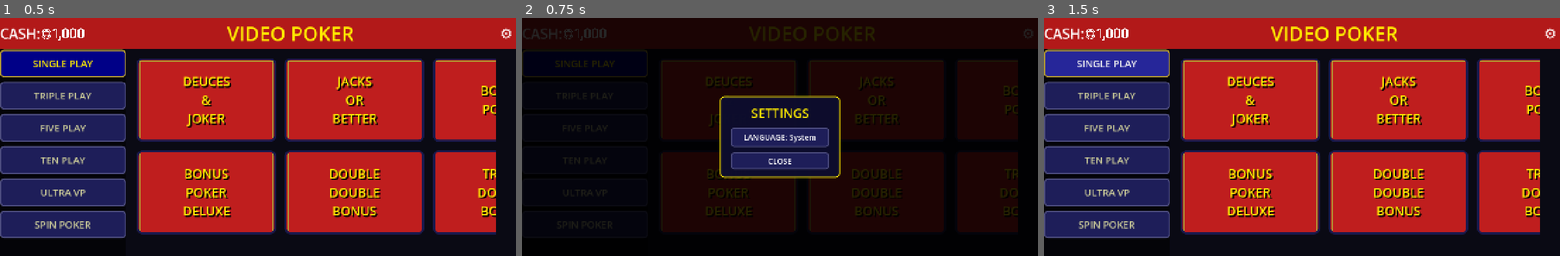
Above: before the commit, frames 1-3 (left to right).
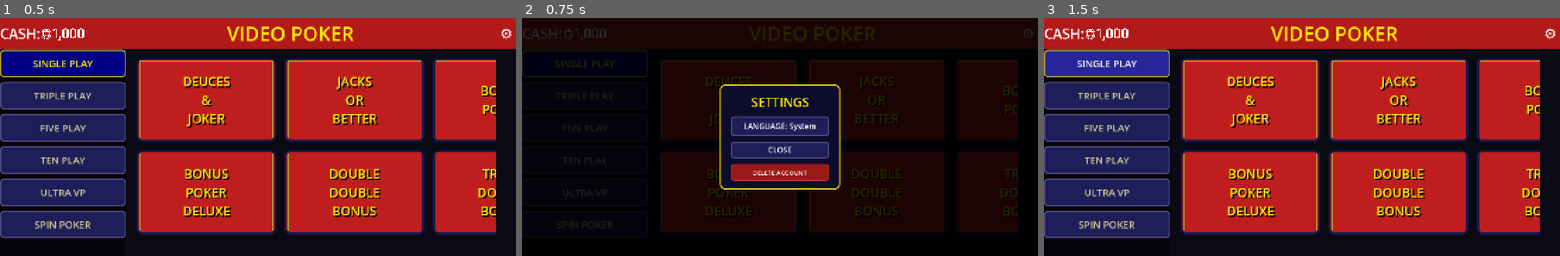
Above: after the commit, the same moments.

Repository: Vadosina-git/video-poker
Game: Godot game, scene res://scenes/main.tscn
Two runs of this game, one before a commit and one after it. Both use one fixed random seed, a clock stepped at 60 frames per second and the inputs below.
Inputs:
- Up to frame 1 (0.5 s): no input
- Up to frame 2 (0.75 s): click "⚙" at 0.5 s
- Up to frame 3 (1.5 s): click "SINGLE PLAY" at 1.25 s

Frame 1 is identical in both runs. In frame 2, 6.7% of the frame differs, in the area x 38-62%, y 27-73%; in frame 3, nothing differs.

Commit message:
feat: delete account button with 2-step confirmation (C.1)
Red button in settings popup. Step 1: "Are you sure?" [Cancel][Continue].
Step 2: "Irreversible action" [Cancel][Delete]. Clears save.json,
resets to 20000 starting balance from ConfigManager. Localized EN/RU/ES.

Co-Authored-By: Claude Opus 4.6 (1M context) <noreply@anthropic.com>

Diff:
--- a/data/translations.json
+++ b/data/translations.json
@@ -137,7 +137,13 @@
       "common.back": "BACK",
       "game.exit_confirm": "Exit the table?",
       "game.exit_stay": "STAY",
-      "game.exit_leave": "EXIT"
+      "game.exit_leave": "EXIT",
+      "settings.delete_account": "DELETE ACCOUNT",
+      "settings.delete_confirm_1": "Are you sure? All data will be deleted.",
+      "settings.delete_confirm_2": "This action is irreversible. Balance, stats and progress will be reset.",
+      "settings.delete_cancel": "CANCEL",
+      "settings.delete_confirm": "DELETE",
+      "settings.delete_continue": "CONTINUE"
     },
     "ru": {
       "common.got_it": "ПОНЯТНО",
@@ -275,7 +281,13 @@
       "common.back": "НАЗАД",
       "game.exit_confirm": "Выйти из-за стола?",
       "game.exit_stay": "ОСТАТЬСЯ",
-      "game.exit_leave": "ВЫЙТИ"
+      "game.exit_leave": "ВЫЙТИ",
+      "settings.delete_account": "УДАЛИТЬ АККАУНТ",
+      "settings.delete_confirm_1": "Вы уверены? Все данные будут удалены.",
+      "settings.delete_confirm_2": "Это действие необратимо. Баланс, статистика и прогресс будут сброшены.",
+      "settings.delete_cancel": "ОТМЕНА",
+      "settings.delete_confirm": "УДАЛИТЬ",
+      "settings.delete_continue": "ПРОДОЛЖИТЬ"
     },
     "es": {
       "common.got_it": "ENTENDIDO",
@@ -413,7 +425,13 @@
       "common.back": "VOLVER",
       "game.exit_confirm": "¿Salir de la mesa?",
       "game.exit_stay": "QUEDARSE",
-      "game.exit_leave": "SALIR"
+      "game.exit_leave": "SALIR",
+      "settings.delete_account": "ELIMINAR CUENTA",
+      "settings.delete_confirm_1": "¿Estás seguro? Todos los datos serán eliminados.",
+      "settings.delete_confirm_2": "Esta acción es irreversible. El saldo, las estadísticas y el progreso se restablecerán.",
+      "settings.delete_cancel": "CANCELAR",
+      "settings.delete_confirm": "ELIMINAR",
+      "settings.delete_continue": "CONTINUAR"
     }
   }
 }
--- a/scripts/lobby_manager.gd
+++ b/scripts/lobby_manager.gd
@@ -340,6 +340,24 @@
 	close_btn.pressed.connect(_hide_settings)
 	vbox.add_child(close_btn)
 
+	# Delete account button (red, at bottom)
+	var del_btn := Button.new()
+	del_btn.text = Translations.tr_key("settings.delete_account")
+	del_btn.custom_minimum_size = Vector2(280, 48)
+	var del_style := StyleBoxFlat.new()
+	del_style.bg_color = Color(0.6, 0.1, 0.1)
+	del_style.set_border_width_all(2)
+	del_style.border_color = Color(0.8, 0.2, 0.2)
+	del_style.set_corner_radius_all(8)
+	del_btn.add_theme_stylebox_override("normal", del_style)
+	var del_hover := del_style.duplicate()
+	del_hover.bg_color = Color(0.7, 0.15, 0.15)
+	del_btn.add_theme_stylebox_override("hover", del_hover)
+	del_btn.add_theme_font_size_override("font_size", 18)
+	del_btn.add_theme_color_override("font_color", Color.WHITE)
+	del_btn.pressed.connect(_delete_account_step1)
+	vbox.add_child(del_btn)
+
 
 func _style_lang_btn(btn: Button, active: bool) -> void:
 	var style := StyleBoxFlat.new()
@@ -353,6 +371,147 @@
 	btn.add_theme_stylebox_override("hover", hover)
 	btn.add_theme_font_size_override("font_size", 22)
 	btn.add_theme_color_override("font_color", Color("FFEC00") if active else Color.WHITE)
+
+
+func _delete_account_step1() -> void:
+	_hide_settings()
+	var overlay := Control.new()
+	overlay.set_anchors_preset(Control.PRESET_FULL_RECT)
+	overlay.mouse_filter = Control.MOUSE_FILTER_STOP
+	overlay.z_index = 110
+	add_child(overlay)
+	var dim := ColorRect.new()
+	dim.set_anchors_preset(Control.PRESET_FULL_RECT)
+	dim.color = Color(0, 0, 0, 0.8)
+	overlay.add_child(dim)
+	var panel := PanelContainer.new()
+	var ps := StyleBoxFlat.new()
+	ps.bg_color = Color(0.3, 0.05, 0.05, 0.95)
+	ps.set_border_width_all(3)
+	ps.border_color = Color(0.8, 0.2, 0.2)
+	ps.set_corner_radius_all(12)
+	ps.content_margin_left = 32
+	ps.content_margin_right = 32
+	ps.content_margin_top = 24
+	ps.content_margin_bottom = 24
+	panel.add_theme_stylebox_override("panel", ps)
+	panel.set_anchors_preset(Control.PRESET_CENTER)
+	panel.grow_horizontal = Control.GROW_DIRECTION_BOTH
+	panel.grow_vertical = Control.GROW_DIRECTION_BOTH
+	overlay.add_child(panel)
+	var vbox := VBoxContainer.new()
+	vbox.add_theme_constant_override("separation", 16)
+	panel.add_child(vbox)
+	var msg := Label.new()
+	msg.text = Translations.tr_key("settings.delete_confirm_1")
+	msg.horizontal_alignment = HORIZONTAL_ALIGNMENT_CENTER
+	msg.add_theme_font_size_override("font_size", 20)
+	msg.add_theme_color_override("font_color", Color.WHITE)
+	msg.autowrap_mode = TextServer.AUTOWRAP_WORD
+	msg.custom_minimum_size.x = 400
+	vbox.add_child(msg)
+	var btns := HBoxContainer.new()
+	btns.add_theme_constant_override("separation", 16)
+	btns.alignment = BoxContainer.ALIGNMENT_CENTER
+	vbox.add_child(btns)
+	var cancel := Button.new()
+	cancel.text = Translations.tr_key("settings.delete_cancel")
+	cancel.custom_minimum_size = Vector2(140, 44)
+	_style_lang_btn(cancel, false)
+	cancel.pressed.connect(func() -> void: overlay.queue_free())
+	btns.add_child(cancel)
+	var cont := Button.new()
+	cont.text = Translations.tr_key("settings.delete_continue")
+	cont.custom_minimum_size = Vector2(140, 44)
+	_style_lang_btn(cont, true)
+	cont.pressed.connect(func() -> void:
+		overlay.queue_free()
+		_delete_account_step2()
+	)
+	btns.add_child(cont)
+
+
+func _delete_account_step2() -> void:
+	var overlay := Control.new()
+	overlay.set_anchors_preset(Control.PRESET_FULL_RECT)
+	overlay.mouse_filter = Control.MOUSE_FILTER_STOP
+	overlay.z_index = 110
+	add_child(overlay)
+	var dim := ColorRect.new()
+	dim.set_anchors_preset(Control.PRESET_FULL_RECT)
+	dim.color = Color(0, 0, 0, 0.8)
+	overlay.add_child(dim)
+	var panel := PanelContainer.new()
+	var ps := StyleBoxFlat.new()
+	ps.bg_color = Color(0.4, 0.05, 0.05, 0.95)
+	ps.set_border_width_all(3)
+	ps.border_color = Color(1, 0.2, 0.2)
+	ps.set_corner_radius_all(12)
+	ps.content_margin_left = 32
+	ps.content_margin_right = 32
+	ps.content_margin_top = 24
+	ps.content_margin_bottom = 24
+	panel.add_theme_stylebox_override("panel", ps)
+	panel.set_anchors_preset(Control.PRESET_CENTER)
+	panel.grow_horizontal = Control.GROW_DIRECTION_BOTH
+	panel.grow_vertical = Control.GROW_DIRECTION_BOTH
+	overlay.add_child(panel)
+	var vbox := VBoxContainer.new()
+	vbox.add_theme_constant_override("separation", 16)
+	panel.add_child(vbox)
+	var msg := Label.new()
+	msg.text = Translations.tr_key("settings.delete_confirm_2")
+	msg.horizontal_alignment = HORIZONTAL_ALIGNMENT_CENTER
+	msg.add_theme_font_size_override("font_size", 20)
+	msg.add_theme_color_override("font_color", Color(1, 0.6, 0.6))
+	msg.autowrap_mode = TextServer.AUTOWRAP_WORD
+	msg.custom_minimum_size.x = 400
+	vbox.add_child(msg)
+	var btns := HBoxContainer.new()
+	btns.add_theme_constant_override("separation", 16)
+	btns.alignment = BoxContainer.ALIGNMENT_CENTER
+	vbox.add_child(btns)
+	var cancel := Button.new()
+	cancel.text = Translations.tr_key("settings.delete_cancel")
+	cancel.custom_minimum_size = Vector2(140, 44)
+	_style_lang_btn(cancel, false)
+	cancel.pressed.connect(func() -> void: overlay.queue_free())
+	btns.add_child(cancel)
+	var del := Button.new()
+	del.text = Translations.tr_key("settings.delete_confirm")
+	del.custom_minimum_size = Vector2(140, 44)
+	var del_style := StyleBoxFlat.new()
+	del_style.bg_color = Color(0.7, 0.1, 0.1)
+	del_style.set_border_width_all(2)
+	del_style.border_color = Color(1, 0.3, 0.3)
+	del_style.set_corner_radius_all(8)
+	del.add_theme_stylebox_override("normal", del_style)
+	del.add_theme_font_size_override("font_size", 22)
+	del.add_theme_color_override("font_color", Color.WHITE)
+	del.pressed.connect(func() -> void:
+		overlay.queue_free()
+		_perform_account_delete()
+	)
+	btns.add_child(del)
+
+
+func _perform_account_delete() -> void:
+	# Clear save file
+	if FileAccess.file_exists(SaveManager.SAVE_PATH):
+		DirAccess.remove_absolute(SaveManager.SAVE_PATH)
+	# Reset to defaults
+	SaveManager.credits = ConfigManager.get_starting_balance()
+	SaveManager.denomination = 1
+	SaveManager.hand_count = 1
+	SaveManager.ultra_vp = false
+	SaveManager.spin_poker = false
+	SaveManager.speed_level = 1
+	SaveManager.bet_level = 1
+	SaveManager.depth_hint_shown = false
+	SaveManager.save_game()
+	# Refresh lobby
+	SaveManager.set_currency_value(_cash_cd, SaveManager.format_money(SaveManager.credits))
+	_credits_label.text = "CREDITS: %d" % SaveManager.credits
 
 
 func _hide_settings() -> void:
